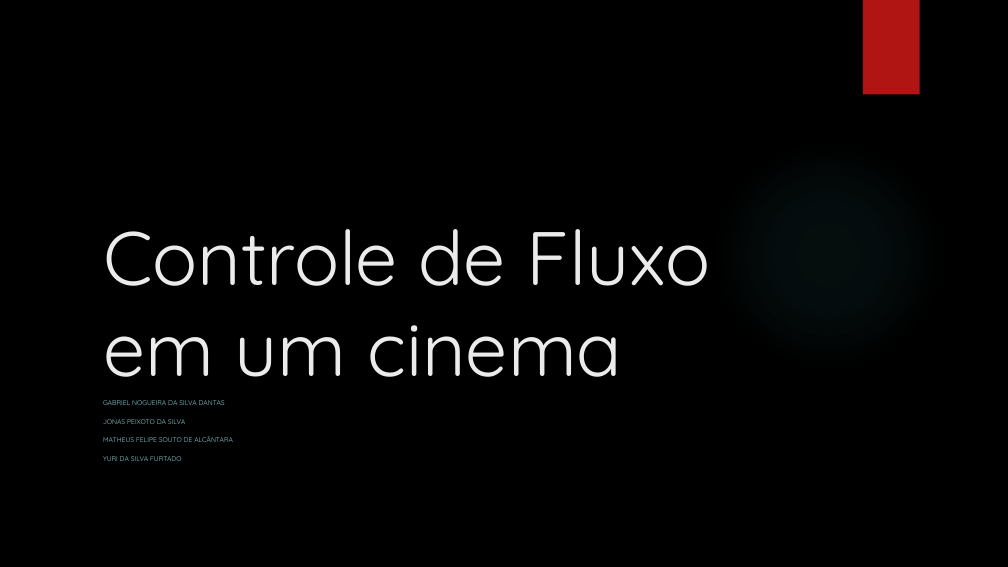
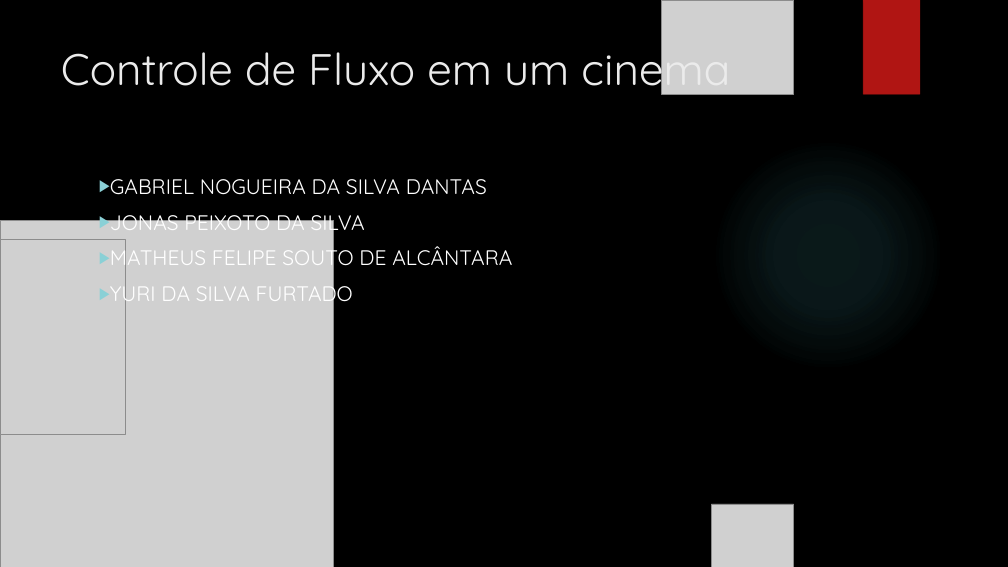
Before and after one commit to GabrielNSD/CD-lab, a slide deck: slide 1 of Projeto Cinema/Apresentação/cinema FSM.pptx. Drawn at 1008x567 pixels with LibreOffice and Linux fonts; fonts in the diff are those of the drawing; grey boxes stand for pictures; background and template pictures are left out. Boxes give left, top, right and bottom in pixels: in the first picture for what was removed or moved away, otherwise in the second. Text is boxed around its words. In the diff, an @@ line names an element or a change of style, - is before the commit and + after.

Commit message:
apresentacao atualizada

```diff
--- a/Projeto Cinema/Apresentação/cinema FSM.pptx
+++ b/Projeto Cinema/Apresentação/cinema FSM.pptx
@@ picture added at (662,0,794,95) @@
@@ title "Controle de Fluxo em um ...": place and size @@
-title "Controle de Fluxo em um ..." at (103,229,711,377)
+title "Controle de Fluxo em um ..." at (61,39,730,97)
@@ title "Controle de Fluxo em um ..." at (61,39,730,97): size 72 to 42 pt; vertical alignment bottom to top @@
@@ subtitle "GABRIEL NOGUEIRA DA SILVA DANTAS": place and size @@
-subtitle "GABRIEL NOGUEIRA DA SILVA DANTAS" at (103,400,233,461)
+subtitle "GABRIEL NOGUEIRA DA SILVA DANTAS" at (110,179,512,307)
@@ subtitle "GABRIEL NOGUEIRA DA SILVA DANTAS" at (110,179,512,307): size 6.5 to 20 pt, text colour #8AD0D6 to #FFFFFF; bullet none to ▶ @@
@@ picture added at (0,221,333,567) @@
@@ picture added at (0,239,126,435) @@
@@ picture added at (712,504,794,567) @@
```
